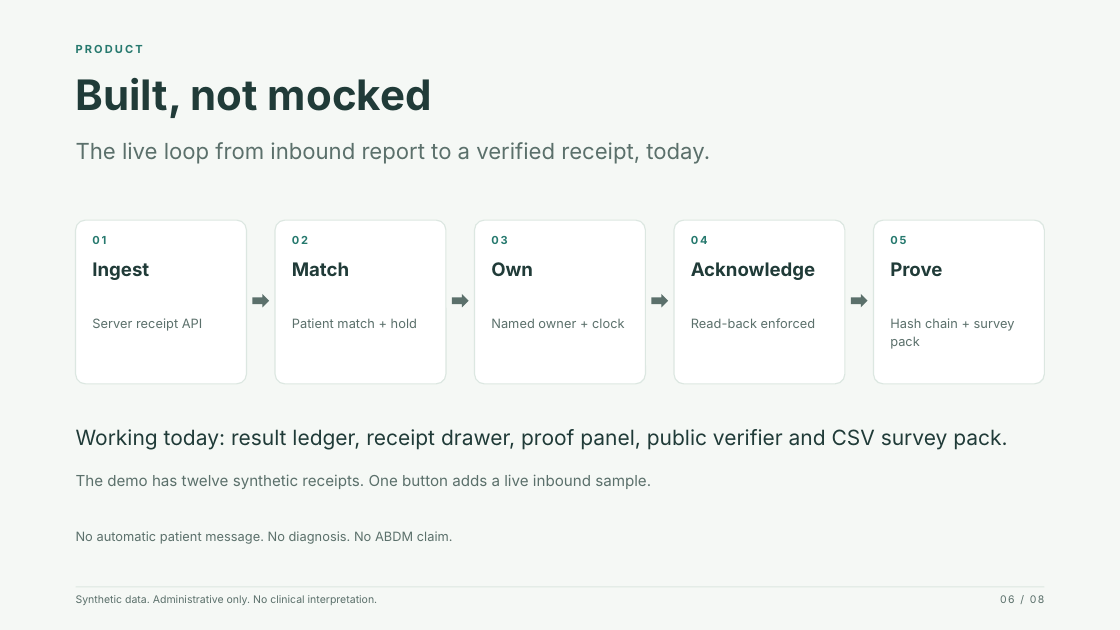
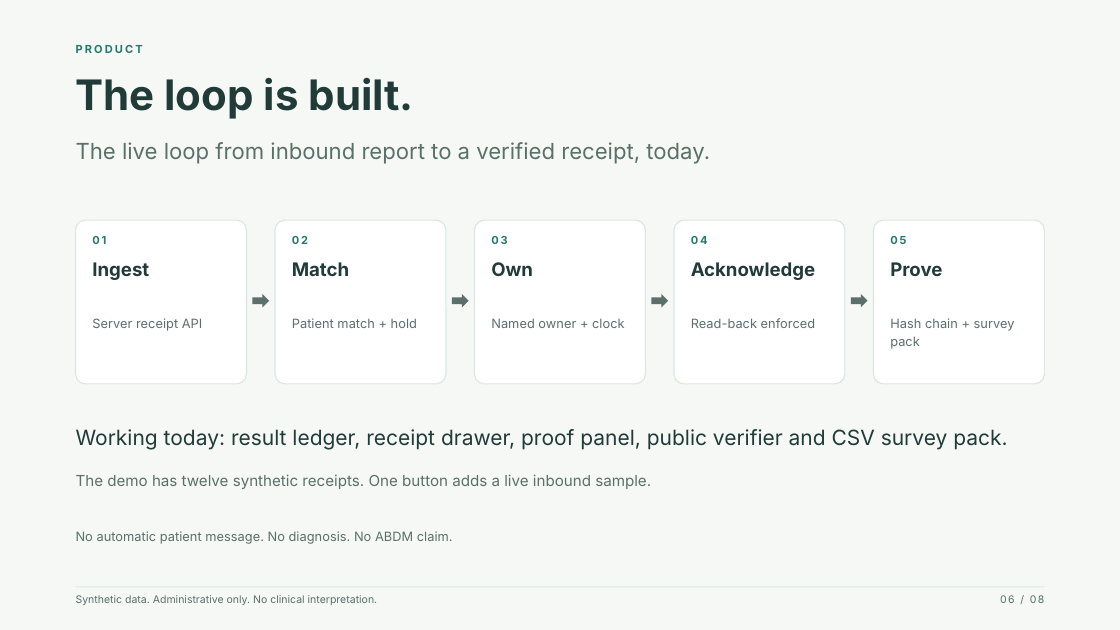
Before and after one commit to wysh3/glucoflow, a slide deck: slide 6 of deliverables/final/Result_Ledger_Deck.pptx. Drawn at 1120x630 pixels with LibreOffice and Linux fonts; fonts in the diff are those of the drawing. Boxes give left, top, right and bottom in pixels: in the first picture for what was removed or moved away, otherwise in the second. Text is boxed around its words. In the diff, an @@ line names an element or a change of style, - is before the commit and + after.

```diff
--- a/deliverables/final/Result_Ledger_Deck.pptx
+++ b/deliverables/final/Result_Ledger_Deck.pptx
@@ text at [76, 78, 414, 119]: text changed @@
-Built, not mocked
+The loop is built.
```
Also in this commit, not shown: 4 other files.
